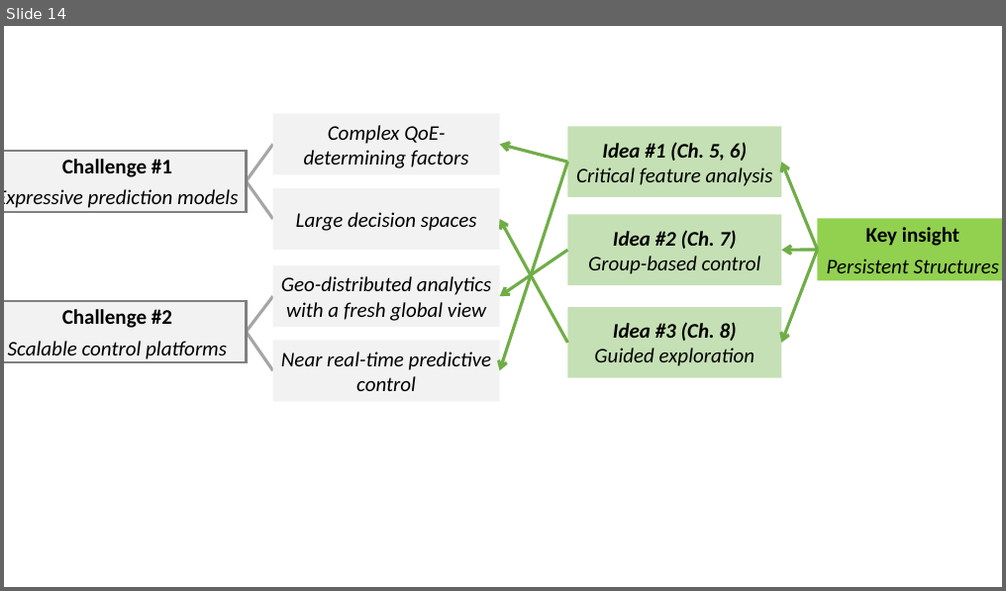
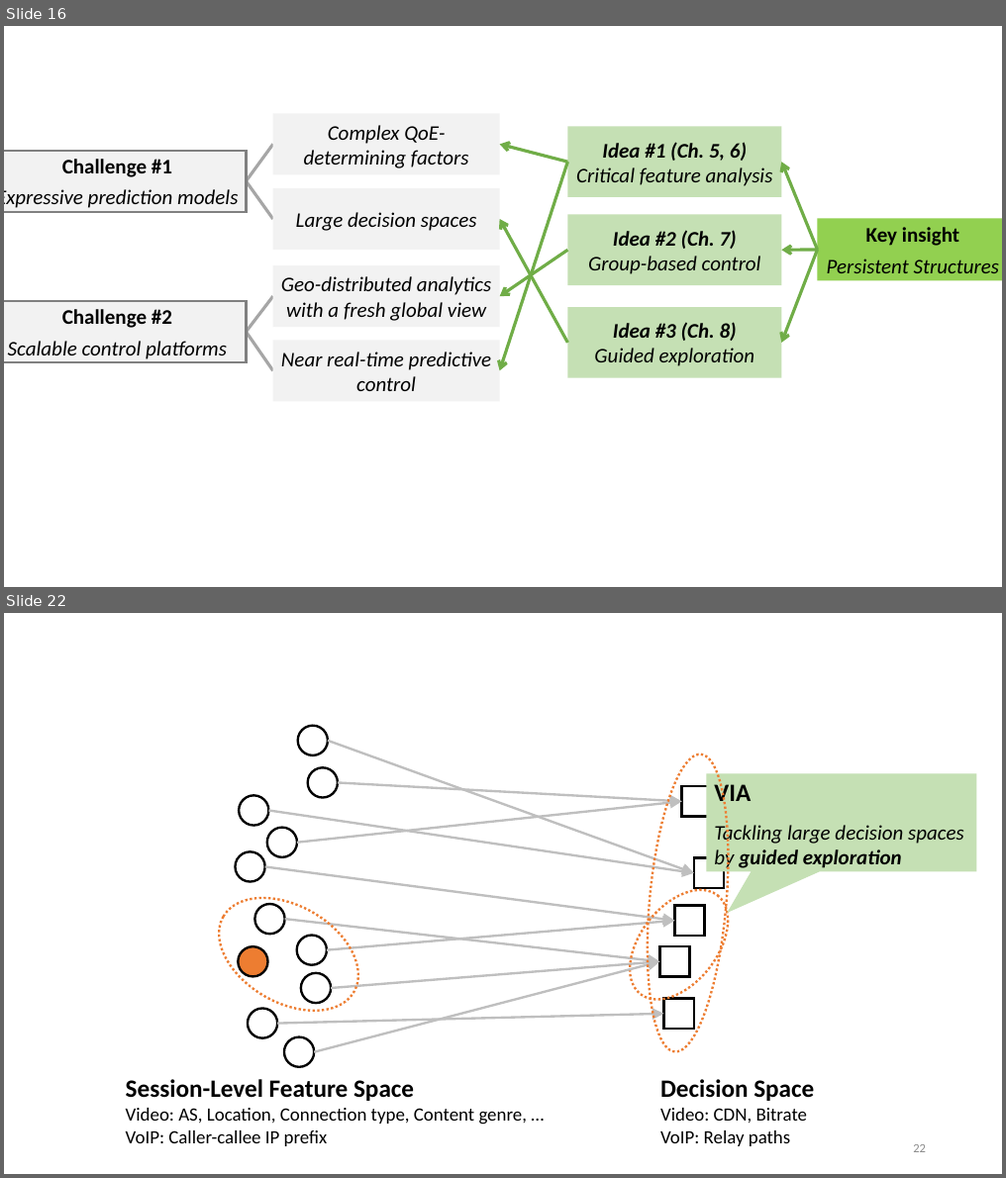
Before and after one commit to junchenj/PhD-Thesis, a slide deck: figures.pptx. Shown one above the other, each under a label of ours: slide 14 before the commit, slides 16 and 22 after it; the slides between them are not shown. The pictures are 1006x591 and 1006x1178 pixels, drawn with LibreOffice and Linux fonts; fonts in the diff are those of the drawing. Boxes give left, top, right and bottom in pixels: in the first picture for what was removed or moved away, otherwise in the second. Text is boxed around its words. In the diff, an @@ line names an element or a change of style, - is before the commit and + after.

```diff
--- a/figures.pptx
+++ b/figures.pptx
@@ slide 22 added at <box>4,613,1002,1174</box>, background #FFFFFF @@
@@ ellipse added at <box>297,725,328,756</box>, fill #FFFFFF, outline #000000 2.25 pt @@
@@ arrow added from (328, 741) to (694, 873), #BFBFBF 2.25 pt @@
@@ ellipse added at <box>637,751,739,1055</box>, outline #ED7D31 2.25 pt dashed @@
@@ ellipse added at <box>308,768,338,798</box>, fill #FFFFFF, outline #000000 2.25 pt @@
@@ arrow added from (338, 783) to (682, 802), #BFBFBF 2.25 pt @@
@@ rectangle added at <box>682,786,712,817</box>, fill #FFFFFF, outline #000000 2.25 pt @@
@@ speech box added at <box>707,774,976,872</box>, fill #C5E0B4, outline #C5E0B4 1 pt, 20 pt, text #000000, italic @@
+VIA
+Tackling large decision spaces by guided exploration
@@ ellipse added at <box>239,796,269,826</box>, fill #FFFFFF, outline #000000 2.25 pt @@
@@ arrow added from (269, 811) to (694, 873), #BFBFBF 2.25 pt @@
@@ arrow added from (297, 843) to (682, 802), #BFBFBF 2.25 pt @@
@@ ellipse added at <box>267,828,297,858</box>, fill #FFFFFF, outline #000000 2.25 pt @@
@@ ellipse added at <box>200,875,379,1035</box>, outline #ED7D31 2.25 pt dashed @@
@@ ellipse added at <box>236,852,265,881</box>, fill #FFFFFF, outline #000000 2.25 pt @@
@@ arrow added from (265, 866) to (675, 921), #BFBFBF 2.25 pt @@
@@ ellipse added at <box>611,871,748,1018</box>, outline #ED7D31 2.25 pt dashed @@
@@ rectangle added at <box>694,859,724,888</box>, fill #FFFFFF, outline #000000 2.25 pt @@
@@ ellipse added at <box>254,904,285,934</box>, fill #FFFFFF, outline #000000 2.25 pt @@
@@ rectangle added at <box>675,906,705,936</box>, fill #FFFFFF, outline #000000 2.25 pt @@
@@ arrow added from (285, 919) to (659, 961), #BFBFBF 2.25 pt @@
@@ ellipse added at <box>297,936,327,965</box>, fill #FFFFFF, outline #000000 2.25 pt @@
@@ arrow added from (327, 951) to (675, 921), #BFBFBF 2.25 pt @@
@@ ellipse added at <box>239,947,268,977</box>, fill #ED7D31, outline #000000 2.25 pt @@
@@ arrow added from (314, 1053) to (659, 961), #BFBFBF 2.25 pt @@
@@ arrow added from (331, 988) to (659, 961), #BFBFBF 2.25 pt @@
@@ rectangle added at <box>659,947,690,977</box>, fill #FFFFFF, outline #000000 2.25 pt @@
@@ ellipse added at <box>301,973,331,1003</box>, fill #FFFFFF, outline #000000 2.25 pt @@
@@ rectangle added at <box>664,998,694,1029</box>, fill #FFFFFF, outline #000000 2.25 pt @@
@@ ellipse added at <box>248,1008,277,1039</box>, fill #FFFFFF, outline #000000 2.25 pt @@
@@ arrow added from (277, 1023) to (664, 1014), #BFBFBF 2.25 pt @@
@@ ellipse added at <box>284,1038,314,1067</box>, fill #FFFFFF, outline #000000 2.25 pt @@
@@ text added at <box>126,1079,527,1147</box>, 18 pt, text #000000 @@
+Session-Level Feature Space
+Video: AS, Location, Connection type, Content genre, …
+VoIP: Caller-callee IP prefix
@@ text added at <box>660,1079,814,1147</box>, 18 pt, text #000000 @@
+Decision Space
+Video: CDN, Bitrate
+VoIP: Relay paths
@@ page number added at <box>913,1145,926,1153</box>, 12 pt, text #8C8C8C @@
+22
@@ what was slide 14 is now slide 16 @@
```
Also in this commit, not shown: 9 other slides added, 22 other files.
